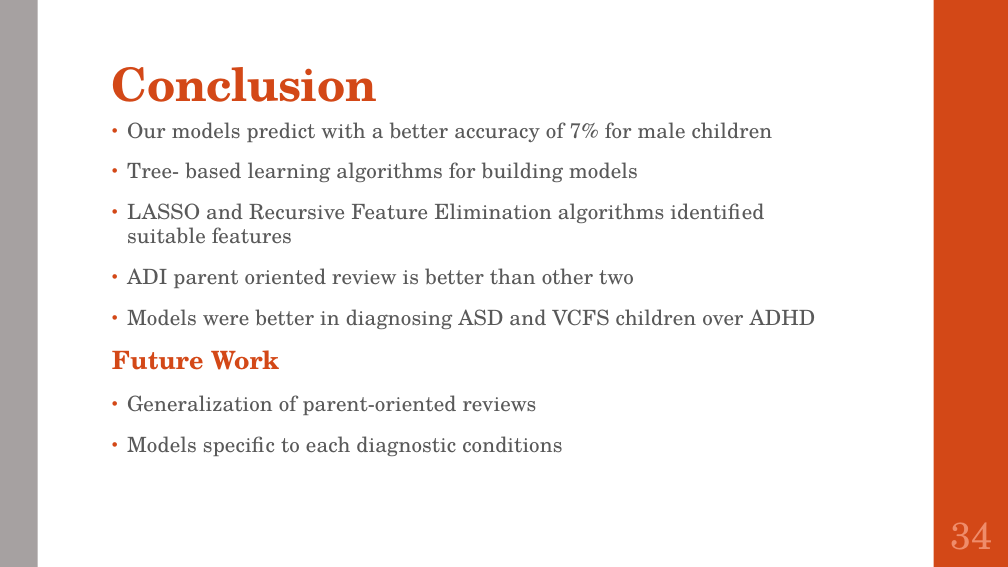
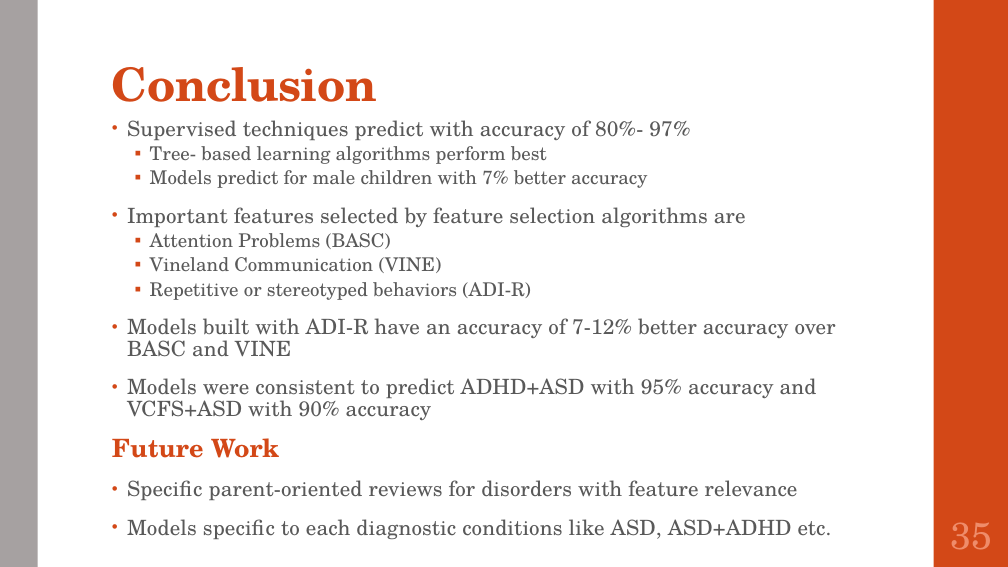
Before and after one commit to SirichandanaSambatur/CADDC, a slide deck: slide 35 of FinalReport.pptx (slide 34 before the commit). Drawn at 1008x567 pixels with LibreOffice and Linux fonts; fonts in the diff are those of the drawing. Boxes give left, top, right and bottom in pixels: in the first picture for what was removed or moved away, otherwise in the second. Text is boxed around its words. In the diff, an @@ line names an element or a change of style, - is before the commit and + after.

Commit message:
final commit

```diff
--- a/FinalReport.pptx
+++ b/FinalReport.pptx
@@ text at (x1=127, y1=120, x2=836, y2=420): text changed @@
-• Our models predict with a better accuracy of 7% for male children
-• Tree- based learning algorithms for building models
-• LASSO and Recursive Feature Elimination algorithms identified suitable features
-• ADI parent oriented review is better than other two
-• Models were better in diagnosing ASD and VCFS children over ADHD
+• Supervised techniques predict with accuracy of 80%- 97%
+  ▪ Tree- based learning algorithms perform best
+  ▪ Models predict for male children with 7% better accuracy
+• Important features selected by feature selection algorithms are
+  ▪ Attention Problems (BASC)
+  ▪ Vineland Communication (VINE)
+  ▪ Repetitive or stereotyped behaviors (ADI-R)
+• Models built with ADI-R have an accuracy of 7-12% better accuracy over BASC and VINE
+• Models were consistent to predict ADHD+ASD with 95% accuracy and VCFS+ASD with 90% accuracy
@@ text at (x1=112, y1=438, x2=279, y2=458): line spacing 0.95 to 0.85 @@
@@ text at (x1=127, y1=480, x2=832, y2=539): text changed @@
-• Generalization of parent-oriented reviews
-• Models specific to each diagnostic conditions
+• Specific parent-oriented reviews for disorders with feature relevance
+• Models specific to each diagnostic conditions like ASD, ASD+ADHD etc.
@@ page number at (x1=950, y1=522, x2=992, y2=550): text changed @@
-34
+35
```
Also in this commit, not shown: 23 other slides changed, 3 slides added, 2 slides removed.
